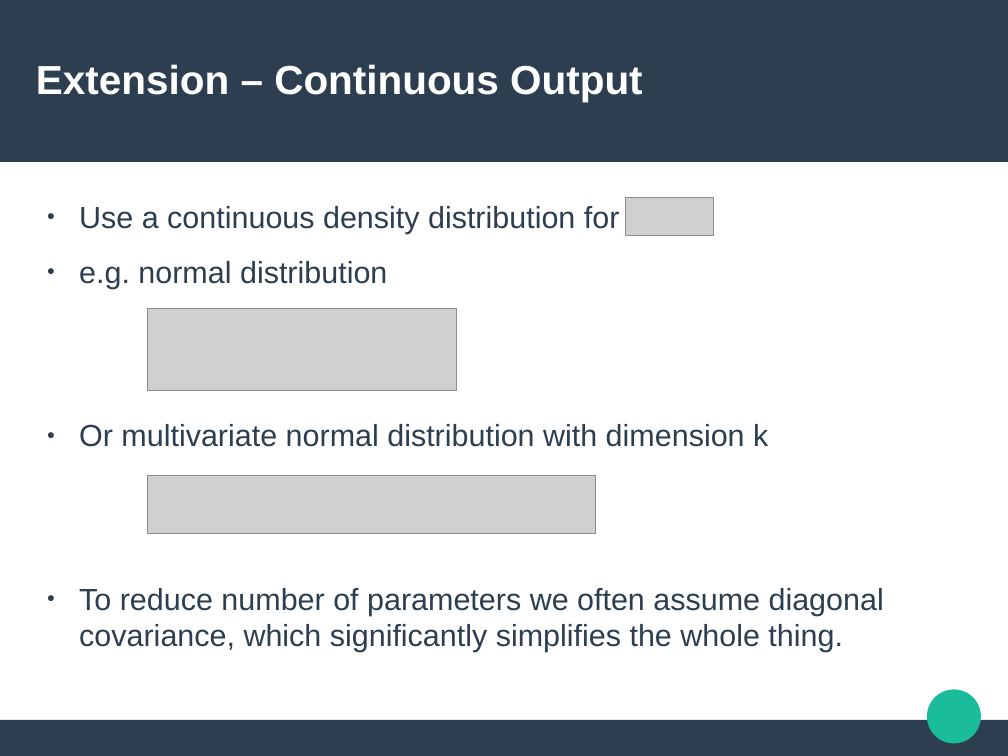
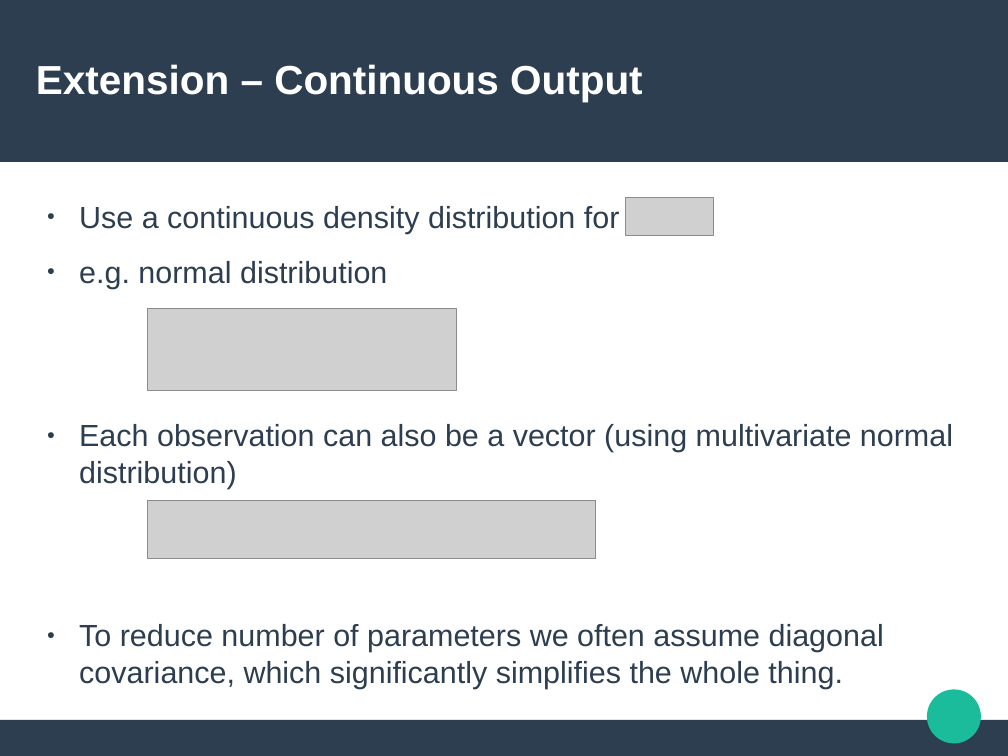
Before and after one commit to Sleepwalking/hmm-workshop, a slide deck: slide 15 of slides.odp (slide 16 before the commit). Drawn at 1008x756 pixels with LibreOffice and Linux fonts; fonts in the diff are those of the drawing; grey boxes stand for pictures. Boxes give left, top, right and bottom in pixels: in the first picture for what was removed or moved away, otherwise in the second. Text is boxed around its words. In the diff, an @@ line names an element or a change of style, - is before the commit and + after.

```diff
--- a/slides.odp
+++ b/slides.odp
@@ text at box(79, 424, 953, 489): text changed @@
-● Or multivariate normal distribution with dimension k
+● Each observation can also be a vector (using multivariate normal distribution)
@@ picture: place and size @@
-picture at box(147, 476, 595, 533)
+picture at box(147, 500, 595, 558)
```
Also in this commit, not shown: 3 other slides changed, 2 slides removed, 1 other file.
